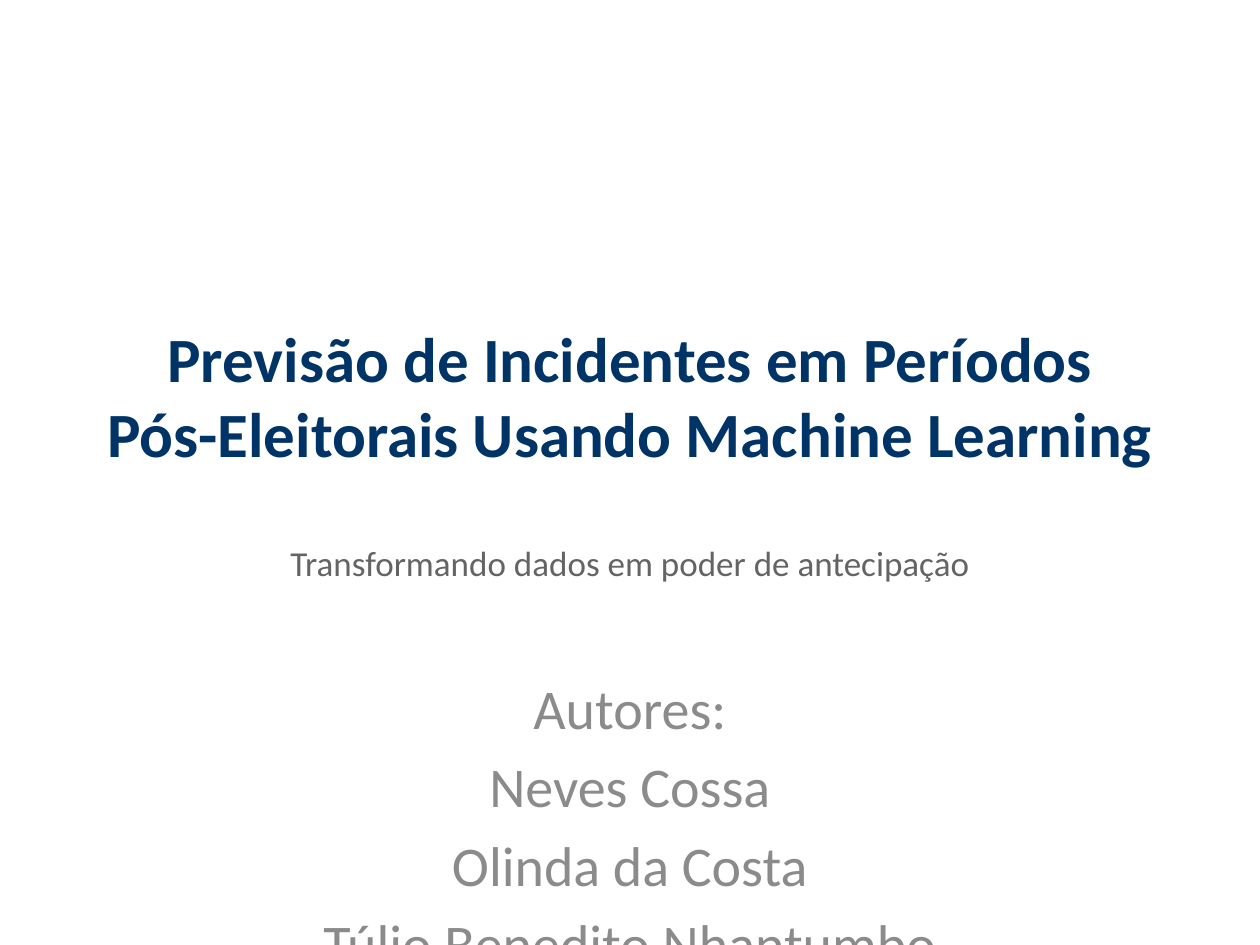
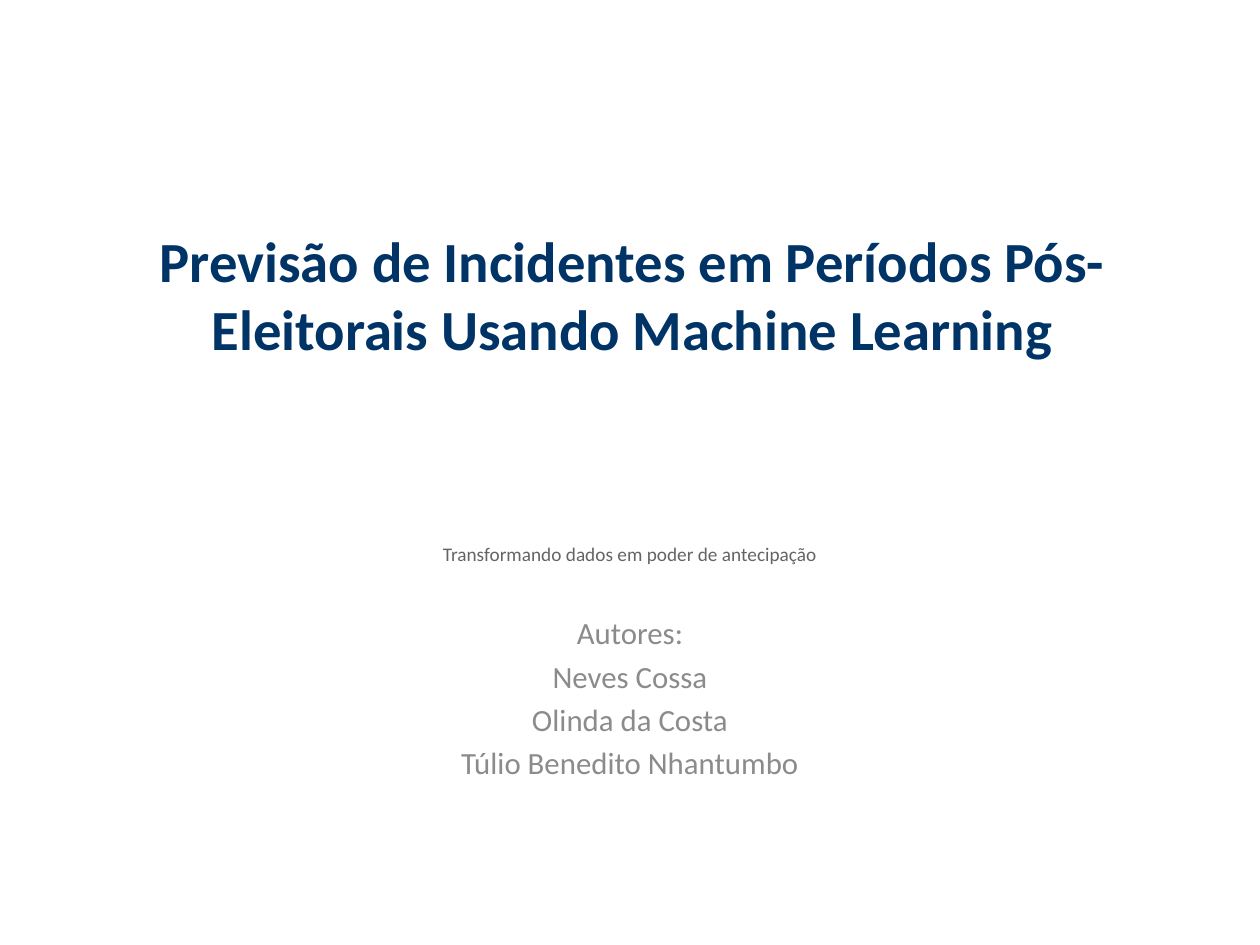
Before and after one commit to beneditotulio/SIVEM, a slide deck: slide 1 of docs/Previsao_Incidentes_Final.pptx. Drawn at 1260x945 pixels with LibreOffice and Linux fonts; fonts in the diff are those of the drawing. Boxes give left, top, right and bottom in pixels: in the first picture for what was removed or moved away, otherwise in the second. Text is boxed around its words. In the diff, an @@ line names an element or a change of style, - is before the commit and + after.

Commit message:
docs: update presentation files for incident prediction

```diff
--- a/docs/Previsao_Incidentes_Final.pptx
+++ b/docs/Previsao_Incidentes_Final.pptx
@@ title "Previsão de Incidentes em Períodos ...": place and size @@
-title "Previsão de Incidentes em Períodos ..." at box(107, 337, 1152, 468)
+title "Previsão de Incidentes em Períodos ..." at box(160, 242, 1104, 360)
@@ title "Previsão de Incidentes em Períodos ..." at box(160, 242, 1104, 360): size 36 to 32.4 pt @@
@@ subtitle "Transformando dados em poder de ..." at box(443, 547, 816, 774): size 20 to 11 pt in "Transformando dados em poder de antecipação"; size 32 to 17.6 pt in "Autores:", "Neves Cossa", "Olinda da Costa", "Túlio Benedito Nhantumbo"; less space between paragraphs @@
```
Also in this commit, not shown: 1 other file.
